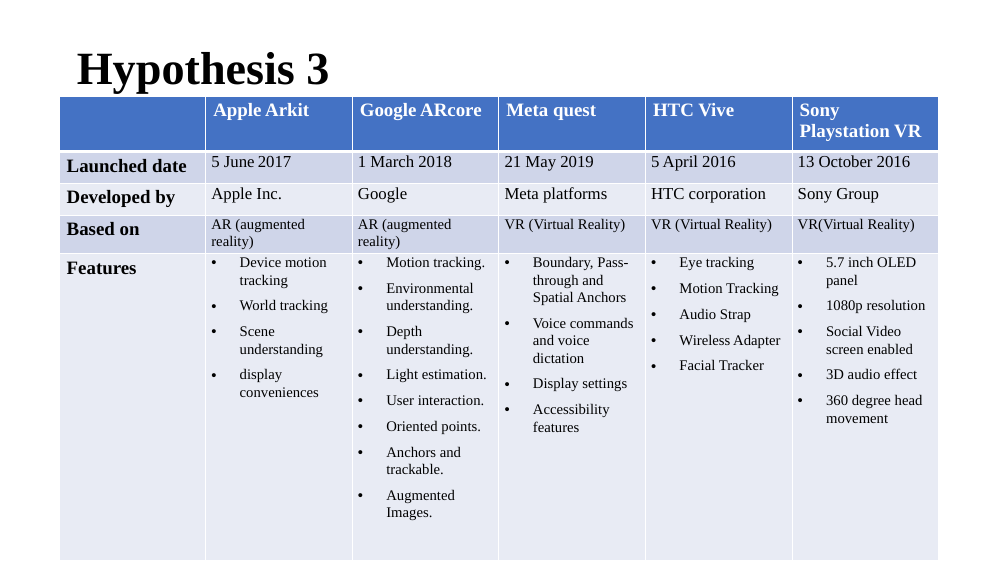
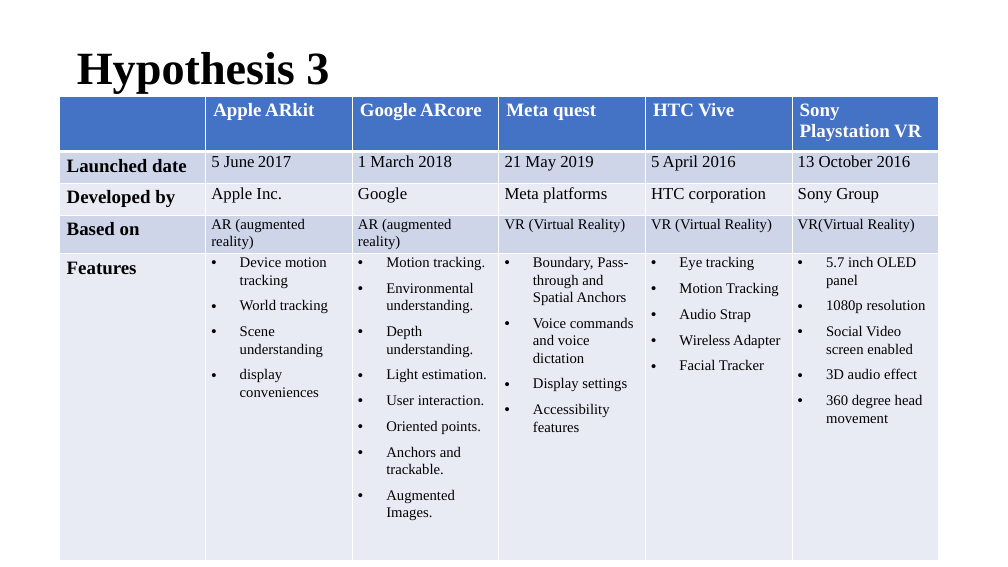
Before and after one commit to Dibya-Bharat/Major_project, a slide deck: slide 14 of Report/Research Paper PPT.pptx. Drawn at 1008x567 pixels with LibreOffice and Linux fonts; fonts in the diff are those of the drawing. Boxes give left, top, right and bottom in pixels: in the first picture for what was removed or moved away, otherwise in the second. Text is boxed around its words. In the diff, an @@ line names an element or a change of style, - is before the commit and + after.

```diff
--- a/Report/Research Paper PPT.pptx
+++ b/Report/Research Paper PPT.pptx
@@ table at [59,96,939,565] @@
-row 1, column 2: Apple Arkit
+row 1, column 2: Apple ARkit
```
Also in this commit, not shown: 2 other slides changed, 1 slide removed.
